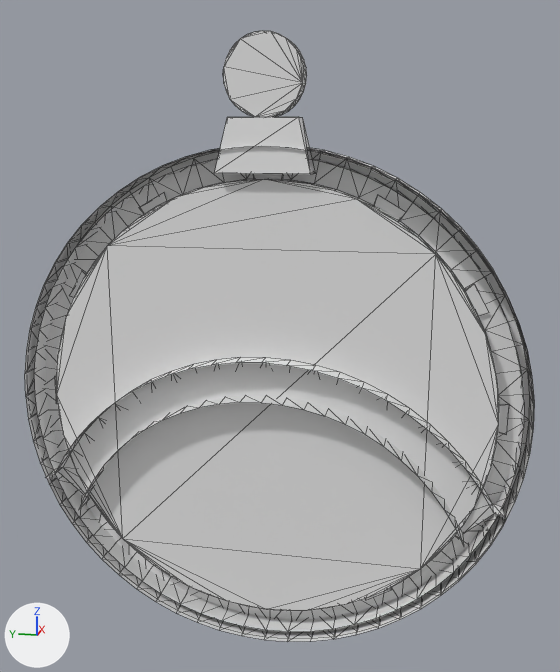
Renders of the OBJ model astro/3d_models/astrolabe_base.obj from each side of a commit.
The view is the same before and after, from a 50 mm camera at (-2.84, -0.62, 1.0) aimed at (0.04, -0.05, 0.28). Arrows for +X, +Y and +Z are at lower left; the lights stay in place. Mesh edges are drawn as thin lines. Where no turn or scale is listed for an object, it has been applied to the vertices.

In view in the first picture: 'Astrolabe_Base_Cylinder.005'.
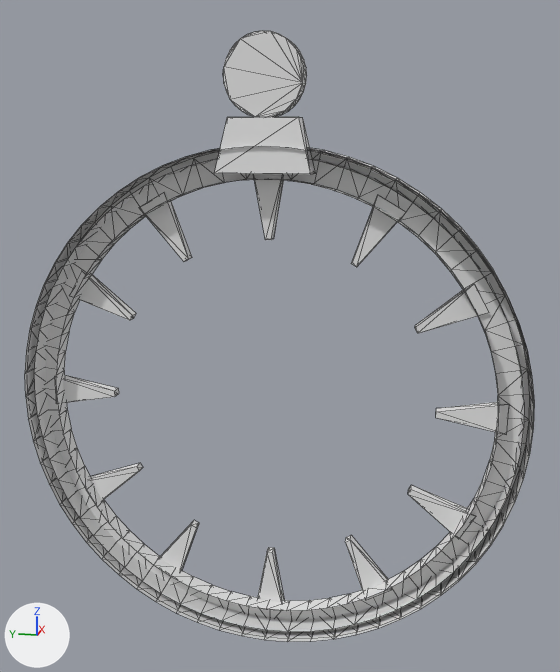
Commit message: astro: astrolabe fragments stuff

The change, as a list of edits to the scene's bpy script:
```text
Change me_astrolabe_base_cylinder_005:
    used by ob_astrolabe_base_cylinder_005; location = (0.0, 0.0, 0.0)
    remove me_astrolabe_base_cylinder_005.from_pydata(...)  # 844 vertices, 1382 faces; spans x -0.09..0.1, y -1.01..1.01, z -1.01..1.39
    add me_astrolabe_base_cylinder_005.from_pydata(...)  # 744 vertices, 1176 faces; spans x -0.06..0.1, y -1.01..1.01, z -1.01..1.39
    me_astrolabe_base_cylinder_005 part 1: the loose piece of 100 vertices spanning x -0.09..0.01, y -0.92..0.92, z -0.47..0.21 is deleted
    me_astrolabe_base_cylinder_005 part 2
    62 faces are deleted
```

Where the change shows, as pixel boxes [x1, y1, x2, y2] in the pictures (560 x 672 px):
part 1 of me_astrolabe_base_cylinder_005, deleted: before [47, 358, 505, 547]
part 2 of me_astrolabe_base_cylinder_005, deleted: before [56, 179, 499, 611]
